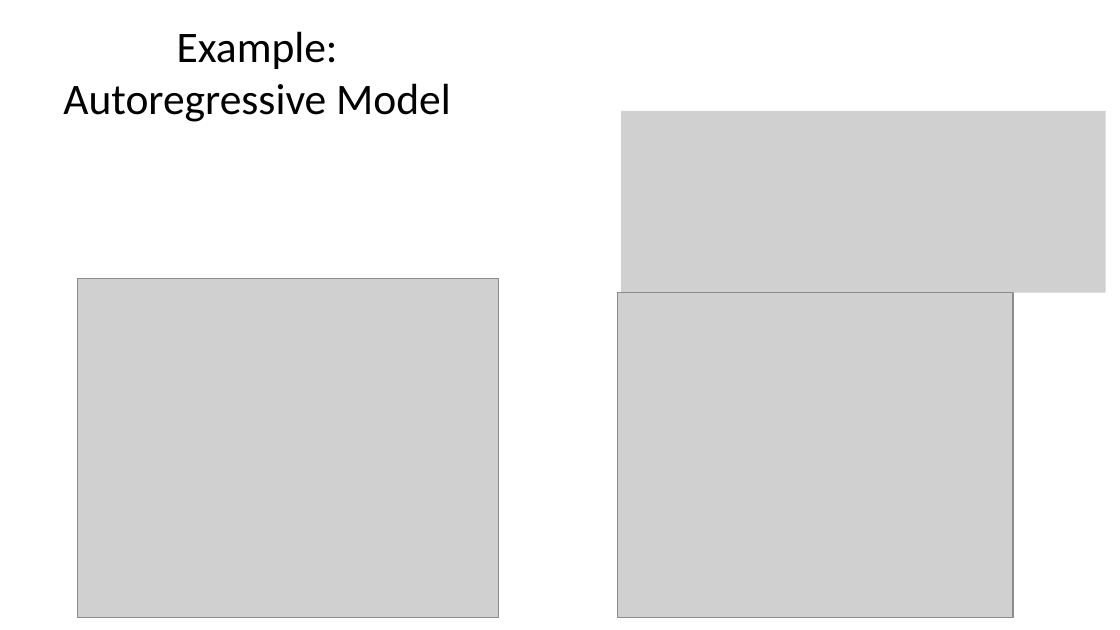
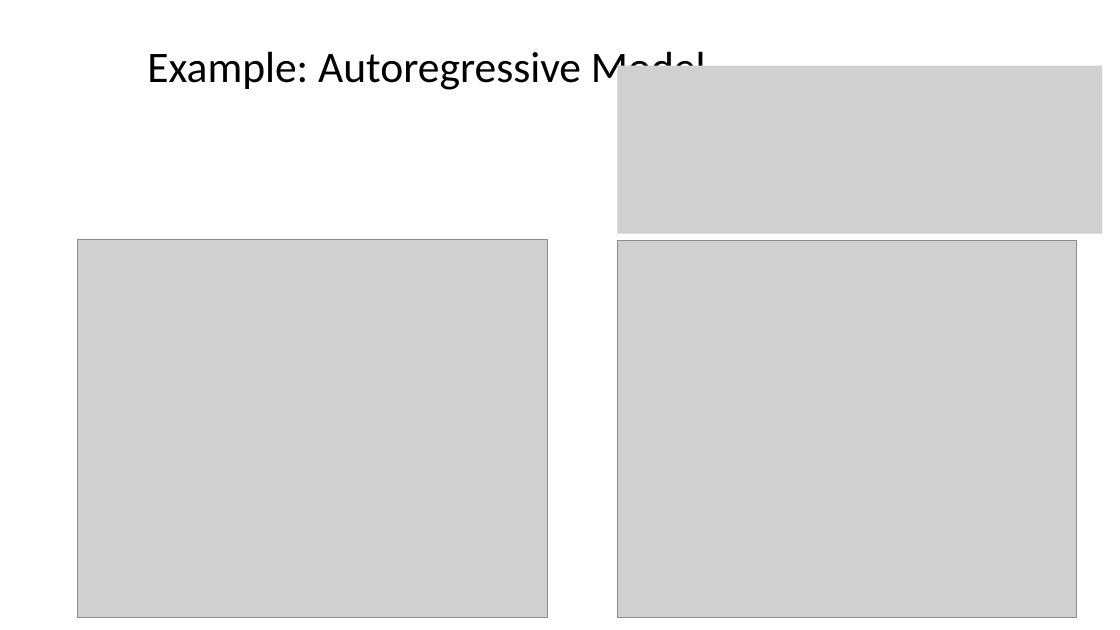
Before and after one commit to StephenElston/CSCI-E-83, a slide deck: slide 15 of LectureSlides/12_IntroductionToTimeSeriesForecasting.pptx. Drawn at 1120x630 pixels with LibreOffice and Linux fonts; fonts in the diff are those of the drawing; grey boxes stand for pictures. Boxes give left, top, right and bottom in pixels: in the first picture for what was removed or moved away, otherwise in the second. Text is boxed around its words. In the diff, an @@ line names an element or a change of style, - is before the commit and + after.

```diff
--- a/LectureSlides/12_IntroductionToTimeSeriesForecasting.pptx
+++ b/LectureSlides/12_IntroductionToTimeSeriesForecasting.pptx
@@ title "Example: Autoregressive Model" rewrapped from <box>63,31,451,122</box> to <box>147,46,706,93</box> @@
@@ picture: place and size @@
-picture at <box>622,111,1107,292</box>
+picture at <box>617,66,1102,234</box>
@@ picture: place and size @@
-picture at <box>77,279,498,618</box>
+picture at <box>77,240,548,618</box>
@@ picture: place and size @@
-picture at <box>617,292,1012,617</box>
+picture at <box>617,241,1076,618</box>
```
Also in this commit, not shown: 8 other slides changed, 1 slide added.
